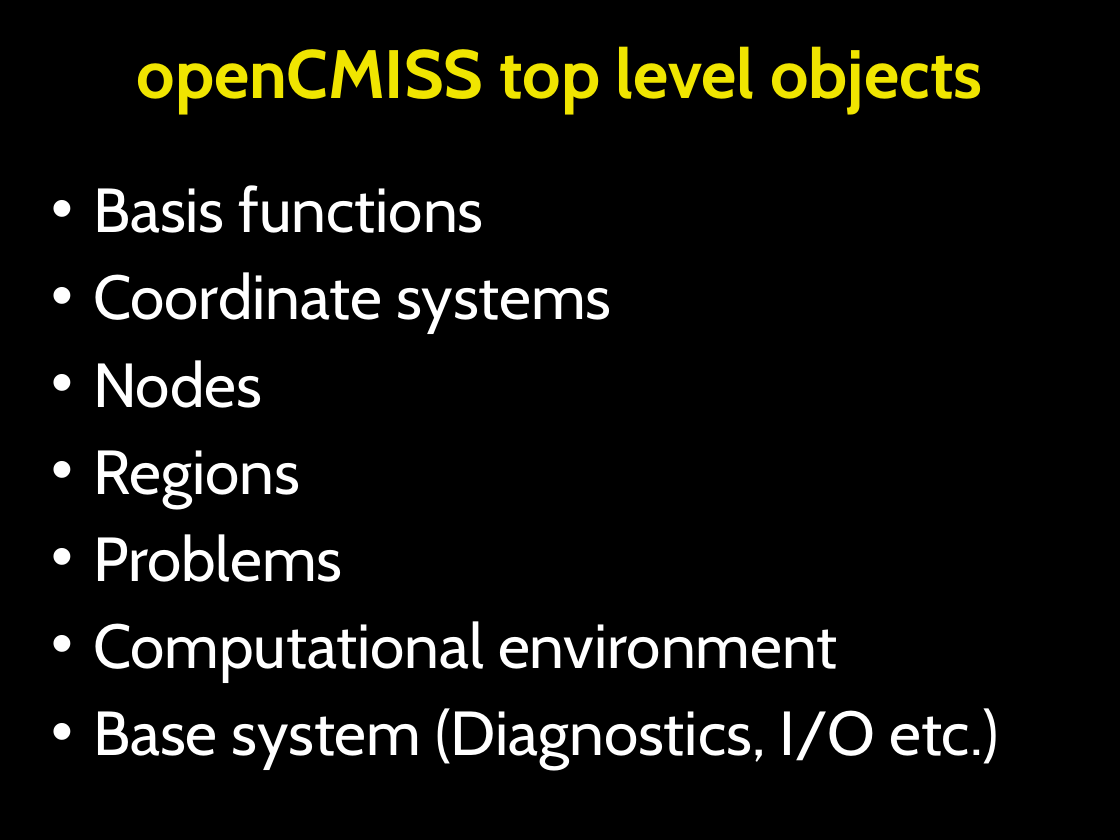
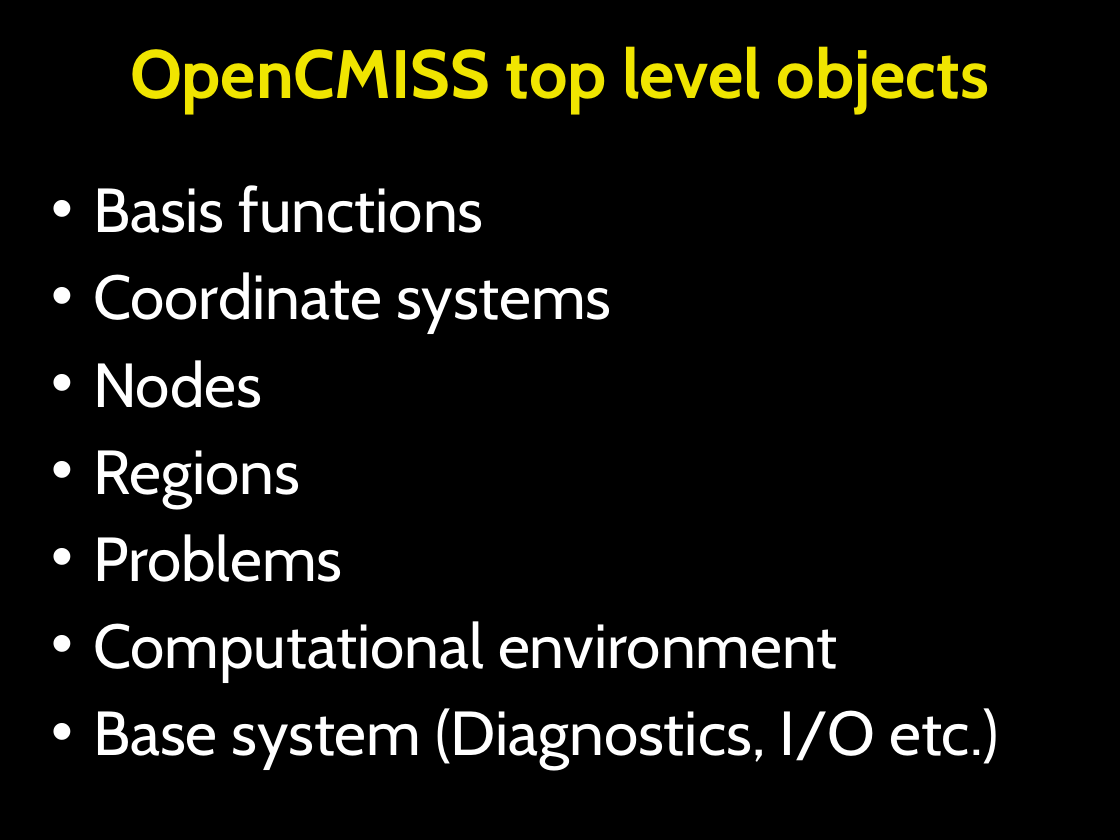
Before and after one commit to OpenCMISS/cm, a slide deck: slide 31 of doc/openCMISS.pptx. Drawn at 1120x840 pixels with LibreOffice and Linux fonts; fonts in the diff are those of the drawing. Boxes give left, top, right and bottom in pixels: in the first picture for what was removed or moved away, otherwise in the second. Text is boxed around its words. In the diff, an @@ line names an element or a change of style, - is before the commit and + after.

```diff
--- a/doc/openCMISS.pptx
+++ b/doc/openCMISS.pptx
@@ title at (x1=130, y1=46, x2=989, y2=114): text changed @@
-openCMISS top level objects
+OpenCMISS top level objects
```
Also in this commit, not shown: 11 other slides changed, 1 other file.
